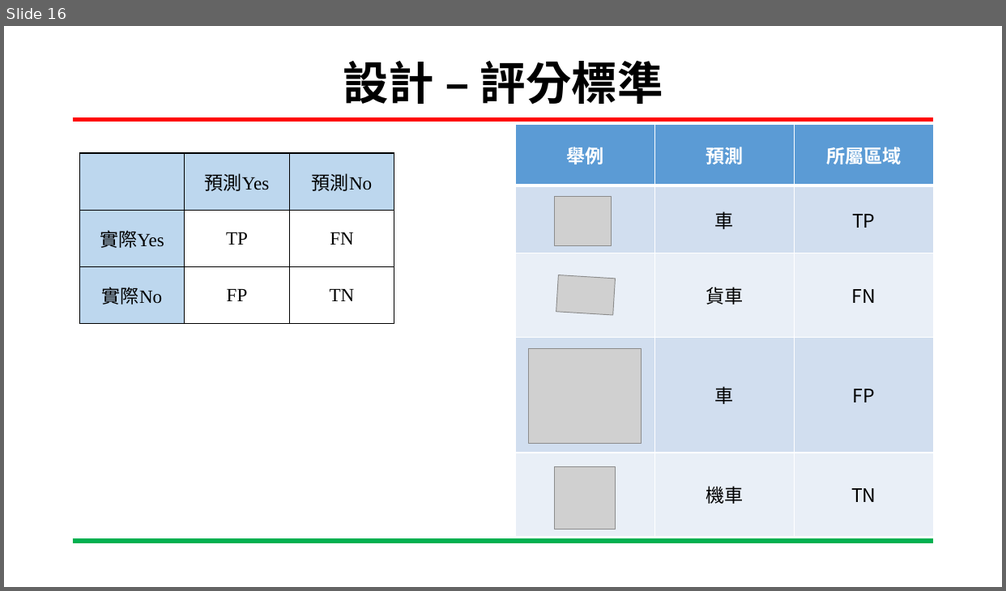
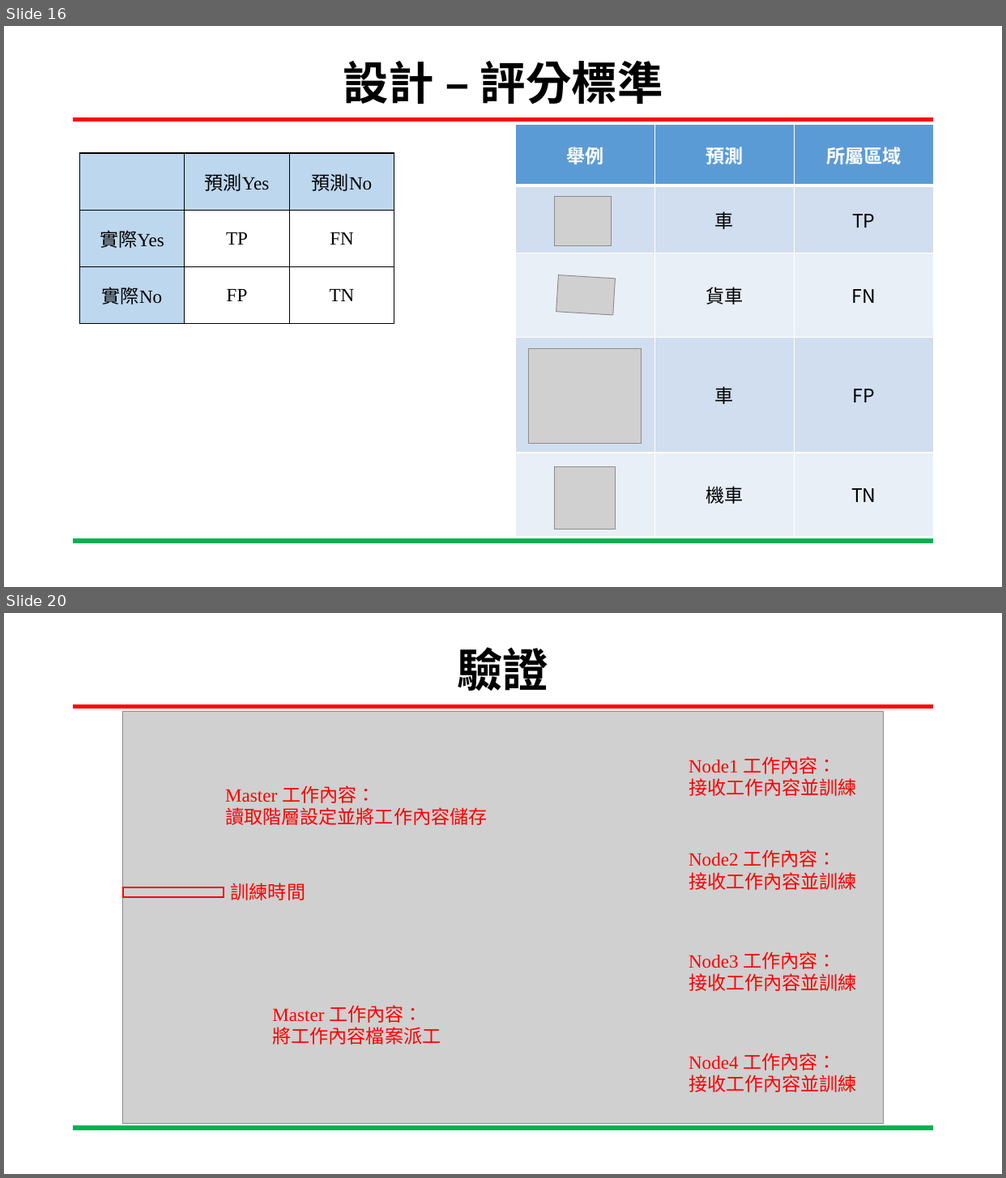
Before and after one commit to YUXING-LEE/image_process, a slide deck: final/基於分散式網路架構訓練階層式分類模型.pptx. Shown one above the other, each under a label of ours: slide 16 before the commit, slides 16 and 20 after it; the slides between them are not shown. The pictures are 1006x591 and 1006x1178 pixels, drawn with LibreOffice and Linux fonts; fonts in the diff are those of the drawing; grey boxes stand for pictures; background and template pictures are left out. Boxes give left, top, right and bottom in pixels: in the first picture for what was removed or moved away, otherwise in the second. Text is boxed around its words. In the diff, an @@ line names an element or a change of style, - is before the commit and + after.

```diff
--- a/final/基於分散式網路架構訓練階層式分類模型.pptx
+++ b/final/基於分散式網路架構訓練階層式分類模型.pptx
@@ slide 20 added at bbox=[4, 613, 1002, 1174], background #FFFFFF; not listed: 2 template elements that a slide beside it also shows @@
@@ title added at bbox=[457, 647, 548, 691], 44 pt, text #000000, bold @@
+驗證
@@ picture added at bbox=[123, 711, 884, 1123] @@
@@ text added at bbox=[688, 756, 857, 796], 18 pt, text #FF0000 @@
+Node1 工作內容：
+接收工作內容並訓練
@@ text added at bbox=[225, 786, 487, 825], 18 pt, text #FF0000 @@
+Master 工作內容：
+讀取階層設定並將工作內容儲存
@@ text added at bbox=[688, 850, 857, 890], 18 pt, text #FF0000 @@
+Node2 工作內容：
+接收工作內容並訓練
@@ rectangle added at bbox=[123, 888, 224, 897], outline #FF0000 1.5 pt @@
@@ text added at bbox=[231, 883, 305, 901], 18 pt, text #FF0000 @@
+訓練時間
@@ text added at bbox=[688, 952, 857, 991], 18 pt, text #FF0000 @@
+Node3 工作內容：
+接收工作內容並訓練
@@ text added at bbox=[272, 1005, 441, 1045], 18 pt, text #FF0000 @@
+Master 工作內容：
+將工作內容檔案派工
@@ text added at bbox=[688, 1053, 857, 1093], 18 pt, text #FF0000 @@
+Node4 工作內容：
+接收工作內容並訓練
```
Also in this commit, not shown: 1 slide changed, 5 other slides added, 10 other files.
